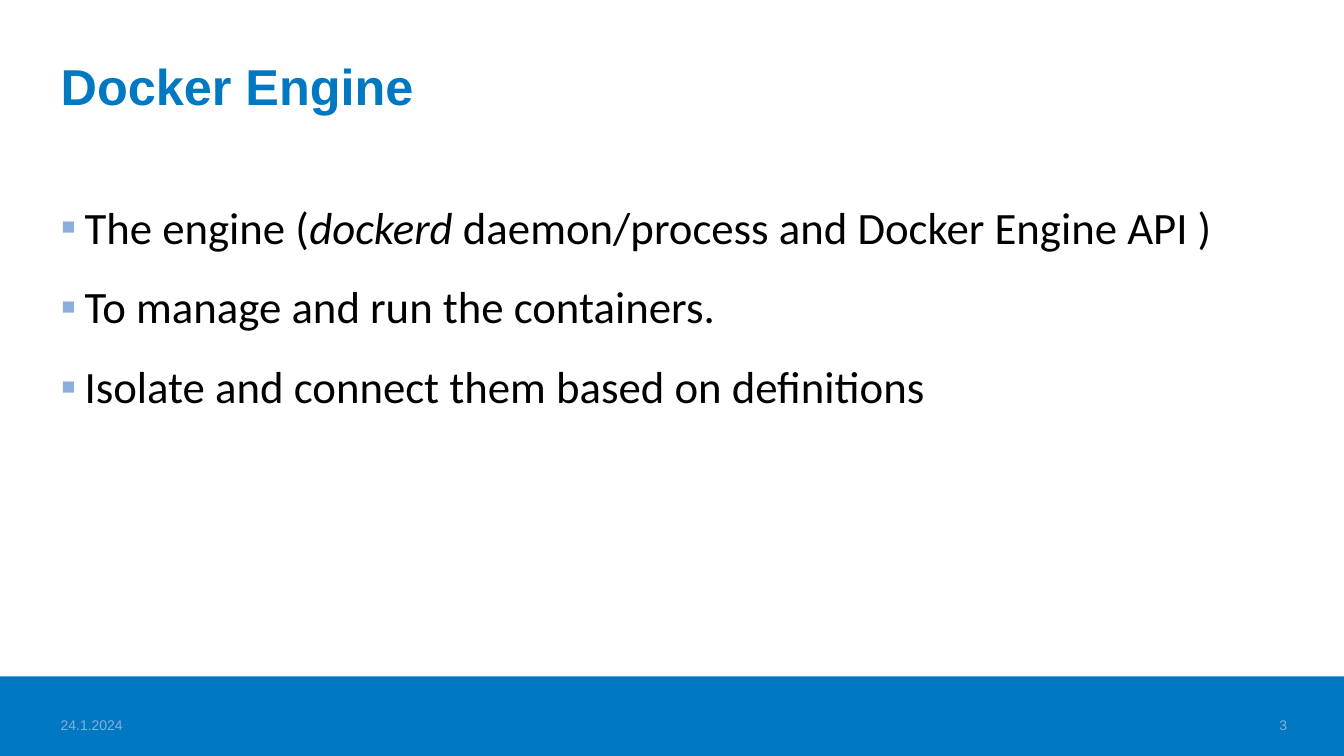
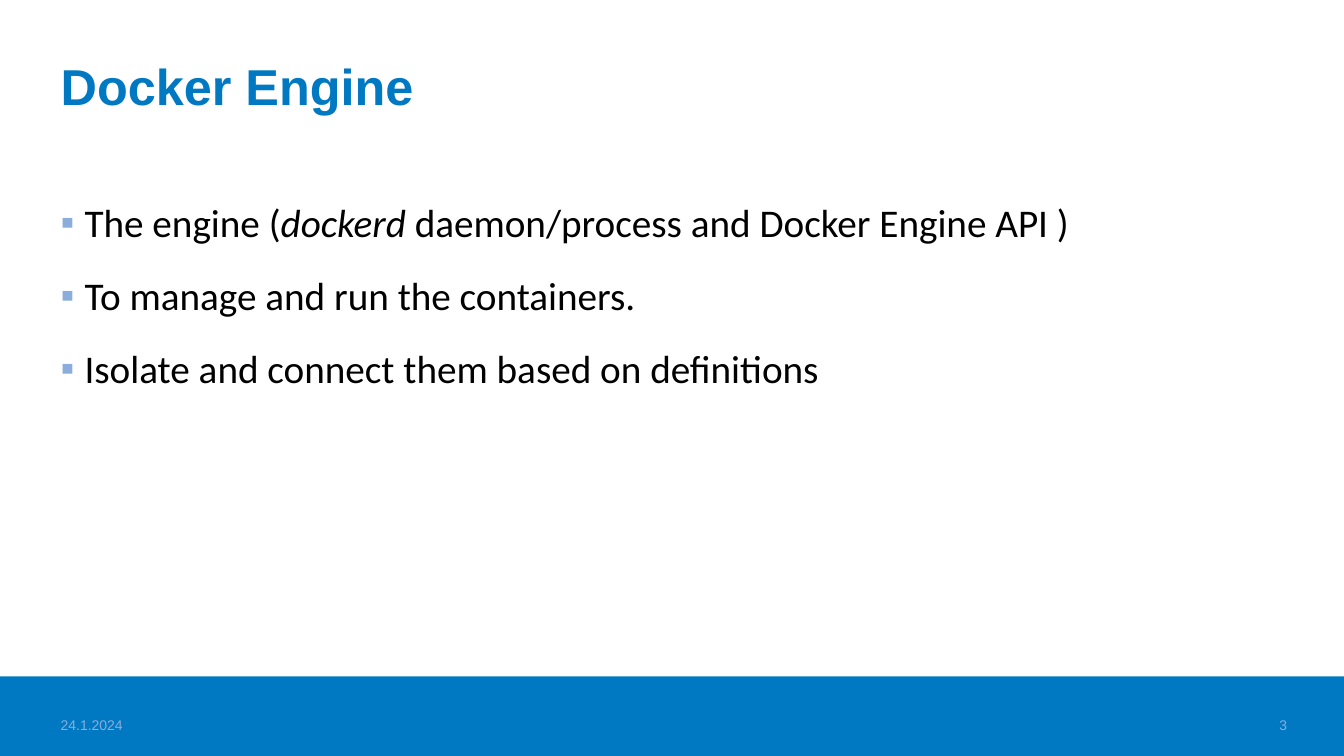
Before and after one commit to haagahelia/ohke-teknologiat, a slide deck: slide 3 of 01_docker/DockerConceptsAndVocabulary.pptx. Drawn at 1344x756 pixels with LibreOffice and Linux fonts; fonts in the diff are those of the drawing; background and template pictures are left out. Boxes give left, top, right and bottom in pixels: in the first picture for what was removed or moved away, otherwise in the second. Text is boxed around its words. In the diff, an @@ line names an element or a change of style, - is before the commit and + after.

Commit message:
Docker

```diff
--- a/01_docker/DockerConceptsAndVocabulary.pptx
+++ b/01_docker/DockerConceptsAndVocabulary.pptx
@@ text "The engine (dockerd daemon/process and ..." at (x1=85, y1=208, x2=1048, y2=384): size 32 to 28 pt @@
```
Also in this commit, not shown: 6 other slides changed, 3 slides added, 1 slide removed, 3 other files.
